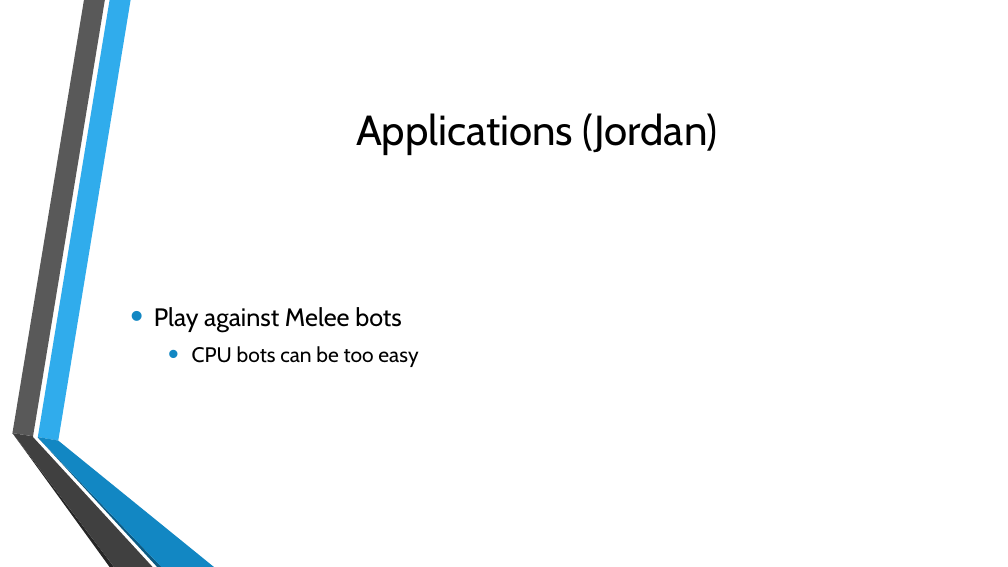
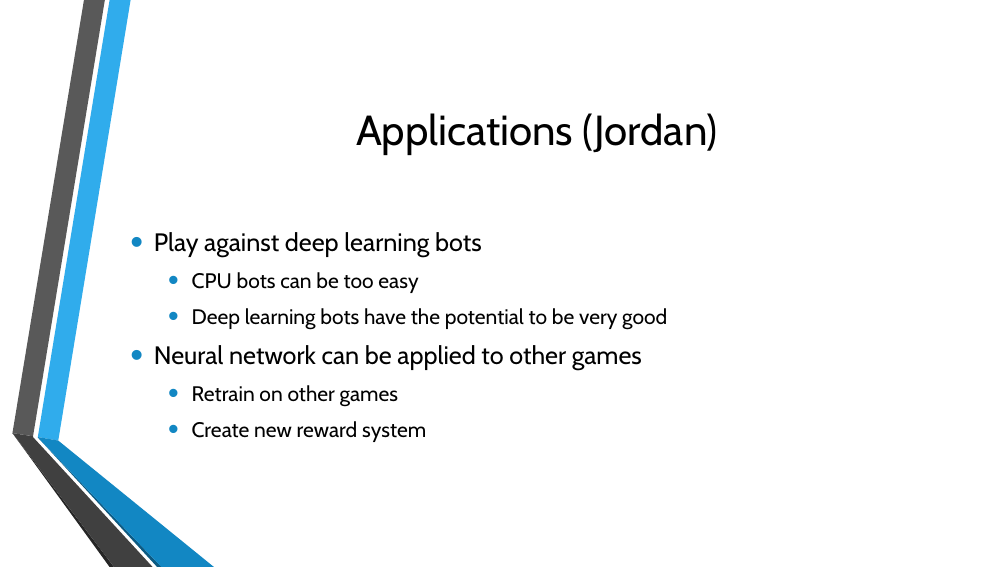
Before and after one commit to KeganMc/Super-Smash-Bros-Melee-AI, a slide deck: slide 10 of Documents/ProjectPresentation.pptx. Drawn at 1008x567 pixels with LibreOffice and Linux fonts; fonts in the diff are those of the drawing; background and template pictures are left out. Boxes give left, top, right and bottom in pixels: in the first picture for what was removed or moved away, otherwise in the second. Text is boxed around its words. In the diff, an @@ line names an element or a change of style, - is before the commit and + after.

Commit message:
Presentation update

```diff
--- a/Documents/ProjectPresentation.pptx
+++ b/Documents/ProjectPresentation.pptx
@@ text at (x1=154, y1=232, x2=482, y2=257): text changed @@
-• Play against Melee bots
+• Play against deep learning bots
@@ text at (x1=154, y1=308, x2=667, y2=442): paragraphs added @@
+  • Deep learning bots have the potential to be very good
+• Neural network can be applied to other games
+  • Retrain on other games
+  • Create new reward system
```
